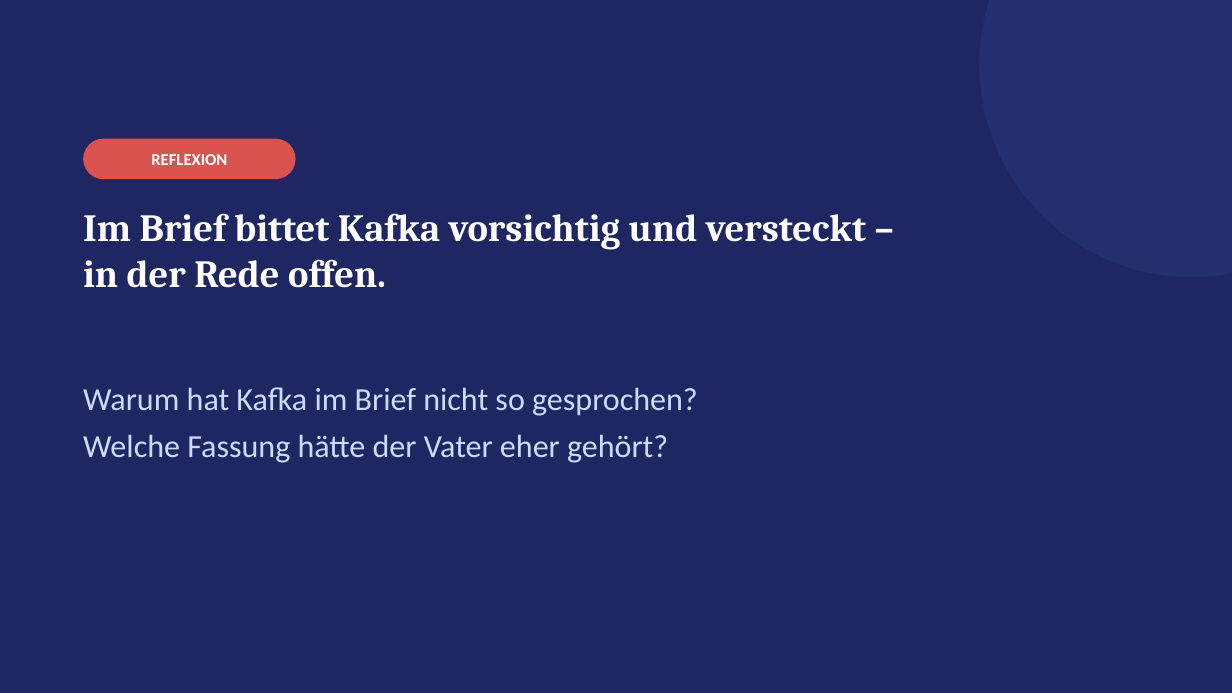
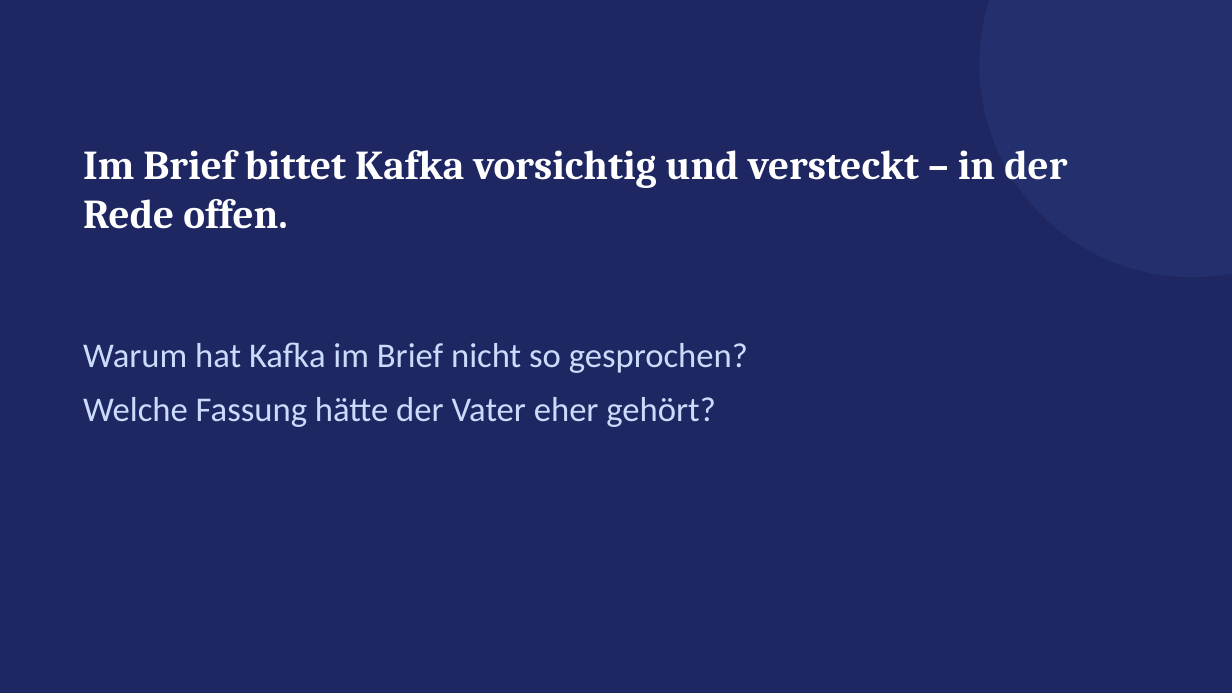
Before and after one commit to golzkonstantin-gif/Schule, a slide deck: slide 17 of Deutsch_11/Kafka_Appell/Praesentation_Kafkas_Appell.pptx (slide 9 before the commit). Drawn at 1232x693 pixels with LibreOffice and Linux fonts; fonts in the diff are those of the drawing. Boxes give left, top, right and bottom in pixels: in the first picture for what was removed or moved away, otherwise in the second. Text is boxed around its words. In the diff, an @@ line names an element or a change of style, - is before the commit and + after.

```diff
--- a/Deutsch_11/Kafka_Appell/Praesentation_Kafkas_Appell.pptx
+++ b/Deutsch_11/Kafka_Appell/Praesentation_Kafkas_Appell.pptx
@@ rounded rectangle removed at [83,139,296,179] @@
@@ text at [83,150,1067,229]: text changed; size 30 to 32 pt @@
-Im Brief bittet Kafka vorsichtig und versteckt –
-in der Rede offen.
+Im Brief bittet Kafka vorsichtig und versteckt – in der Rede offen.
@@ text removed at [151,154,227,165] @@
-REFLEXION
@@ text "Warum hat Kafka im Brief ...": place and size @@
-text "Warum hat Kafka im Brief ..." at [83,387,698,463]
+text "Warum hat Kafka im Brief ..." at [83,342,748,427]
@@ text "Warum hat Kafka im Brief ..." at [83,342,748,427]: size 25 to 27 pt; more space between paragraphs @@
```
Also in this commit, not shown: 6 other slides changed, 10 slides added, 2 slides removed, 16 other files.
